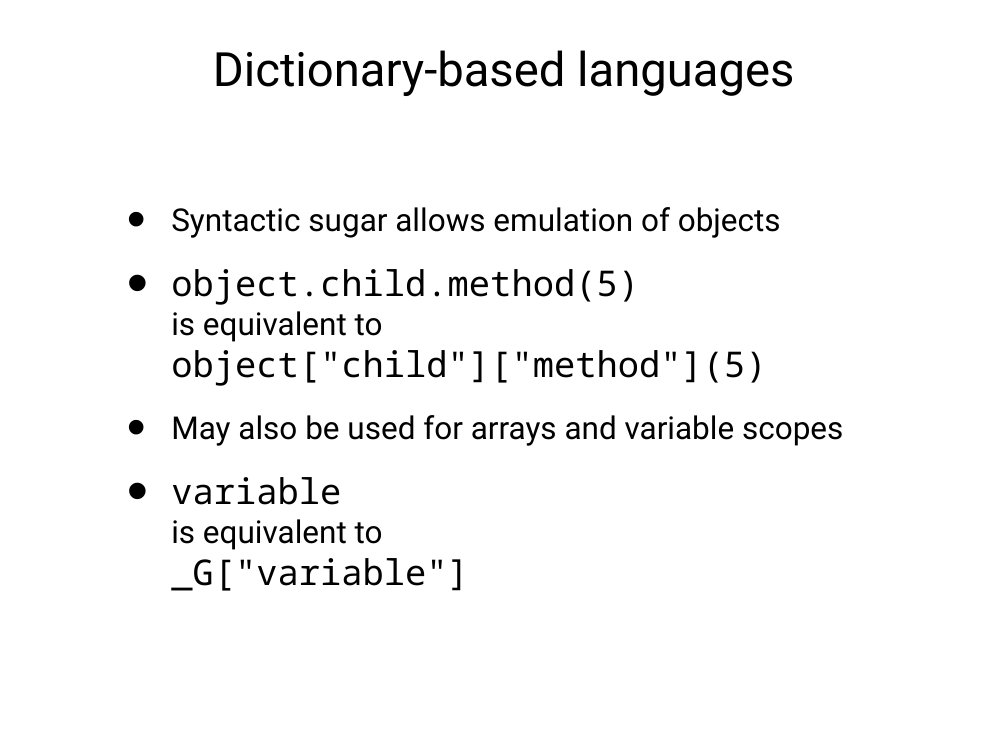
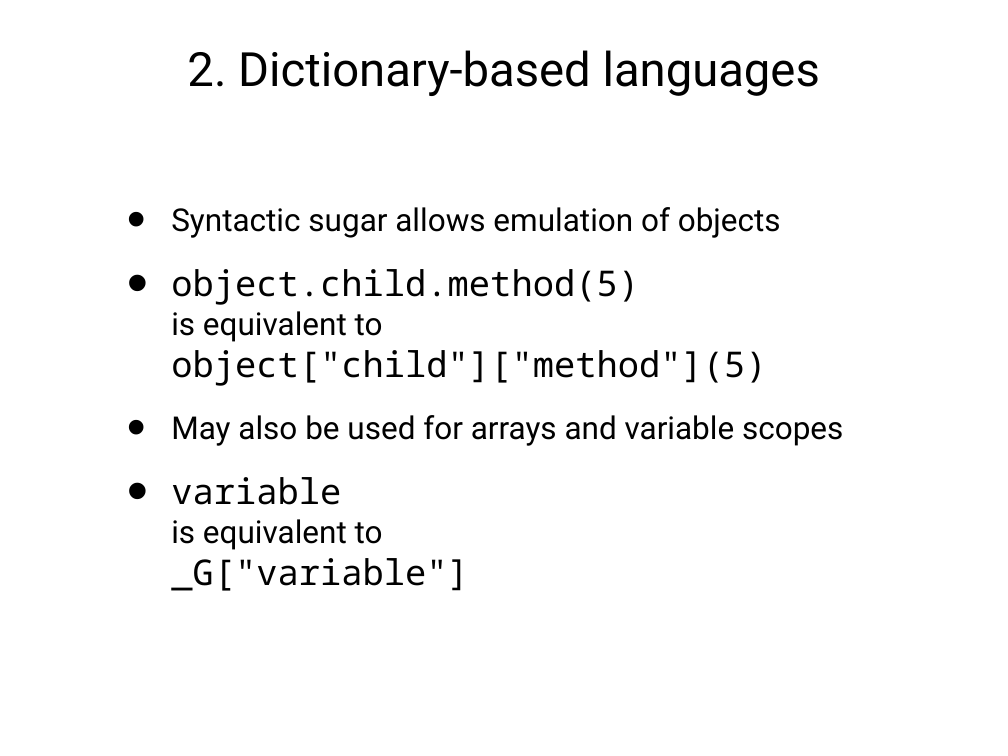
Before and after one commit to degoes-consulting/lambdaconf-2015, a slide deck: slide 13 of speakers/mcclure/IntroducingEmily0515_PPT.ppt (slide 12 before the commit). Drawn at 1008x756 pixels with LibreOffice and Linux fonts; fonts in the diff are those of the drawing. Boxes give left, top, right and bottom in pixels: in the first picture for what was removed or moved away, otherwise in the second. Text is boxed around its words. In the diff, an @@ line names an element or a change of style, - is before the commit and + after.

```diff
--- a/speakers/mcclure/IntroducingEmily0515_PPT.ppt
+++ b/speakers/mcclure/IntroducingEmily0515_PPT.ppt
@@ title at box(187, 50, 820, 96): text changed @@
-Dictionary-based languages
+2. Dictionary-based languages
```
Also in this commit, not shown: 13 other slides changed, 5 slides added, 2 other files.
